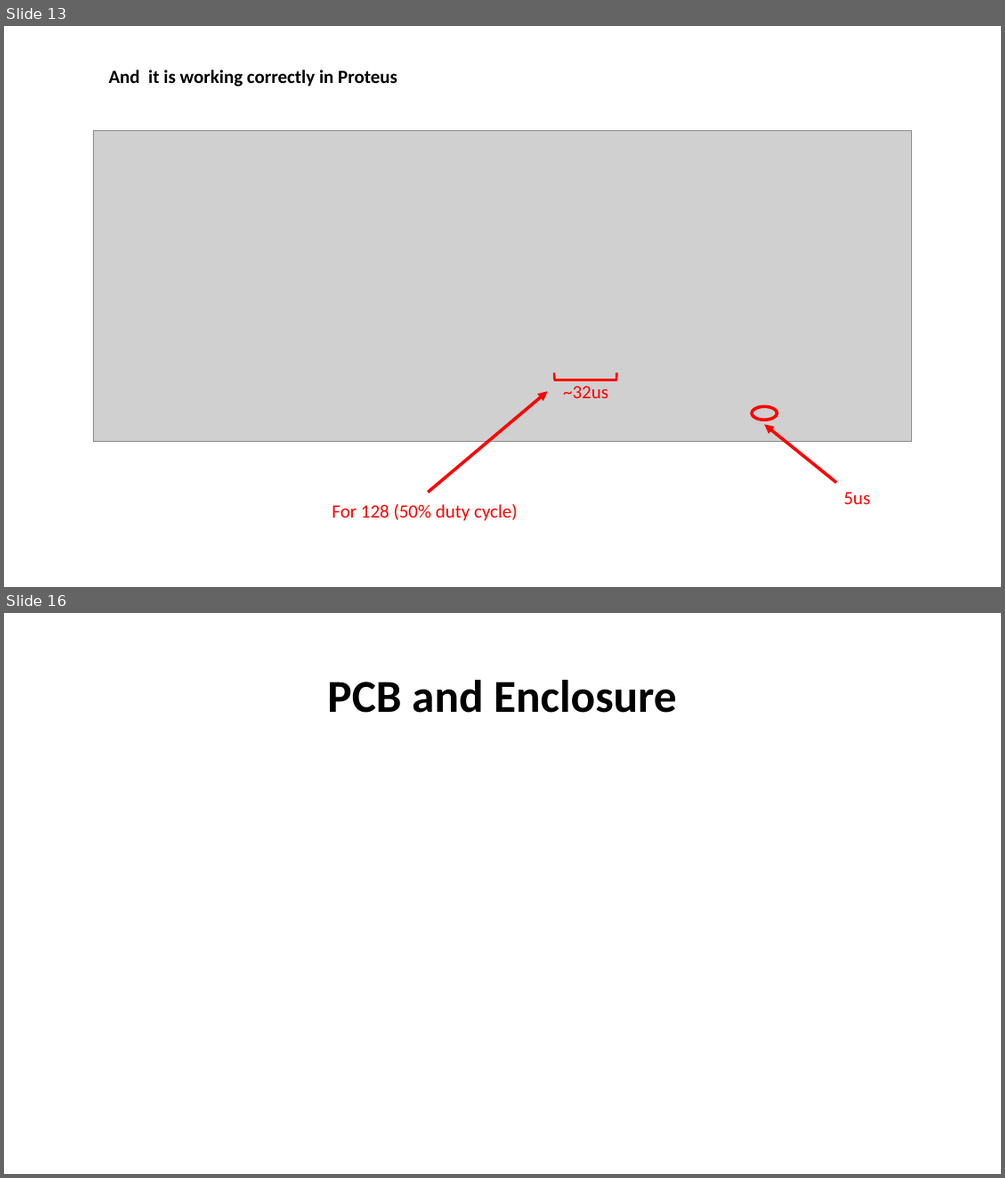
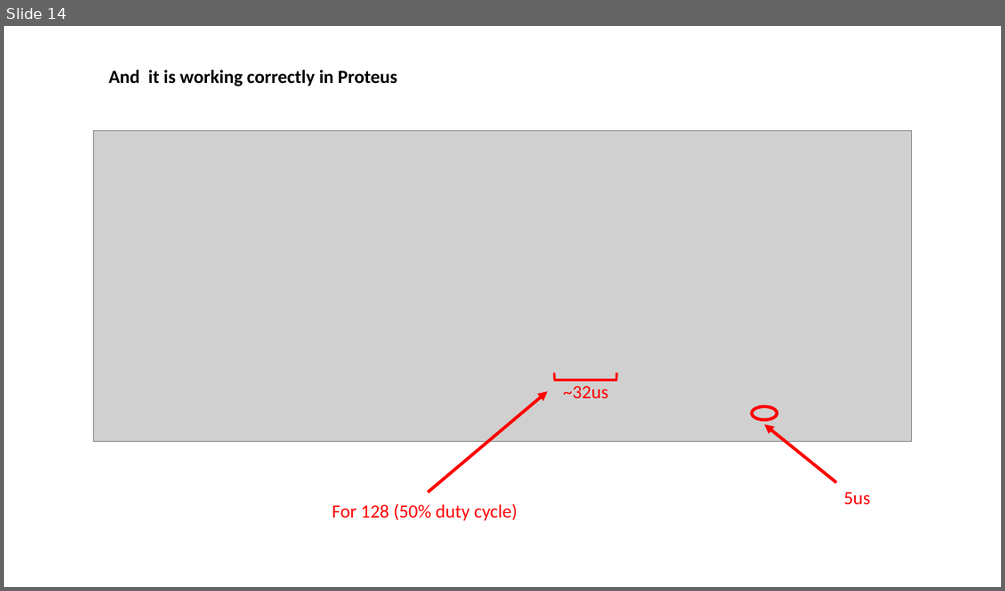
Before and after one commit to Team-Sagittarius-ENTC/RGBsensor, a slide deck: prabhashwara/FINAL -- RGB COLOR SENSOR PROJECT.pptx. Shown one above the other, each under a label of ours: slides 13 and 16 before the commit, slide 14 after it; the slides between them are not shown. The pictures are 1005x1178 and 1005x591 pixels, drawn with LibreOffice and Linux fonts; fonts in the diff are those of the drawing; grey boxes stand for pictures. Boxes give left, top, right and bottom in pixels: in the first picture for what was removed or moved away, otherwise in the second. Text is boxed around its words. In the diff, an @@ line names an element or a change of style, - is before the commit and + after.

```diff
--- a/prabhashwara/FINAL -- RGB COLOR SENSOR PROJECT.pptx
+++ b/prabhashwara/FINAL -- RGB COLOR SENSOR PROJECT.pptx
@@ slide 16 removed at (4,613,1001,1174), background #FFFFFF @@
@@ title removed at (327,680,677,713) @@
-PCB and Enclosure
@@ what was slide 13 is now slide 14 @@
```
Also in this commit, not shown: 3 slides changed, 4 slides added, 2 other slides removed, 4 other files.
